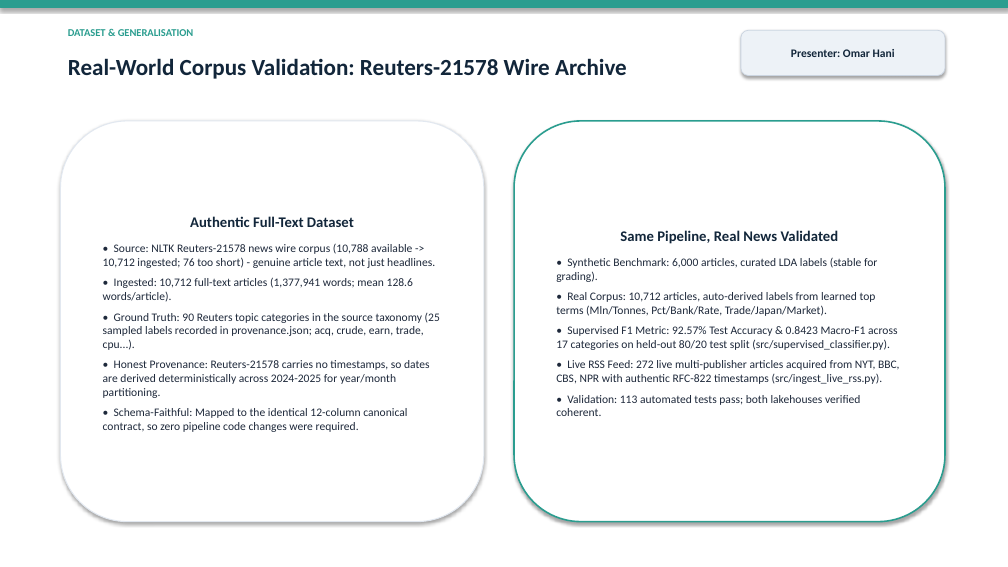
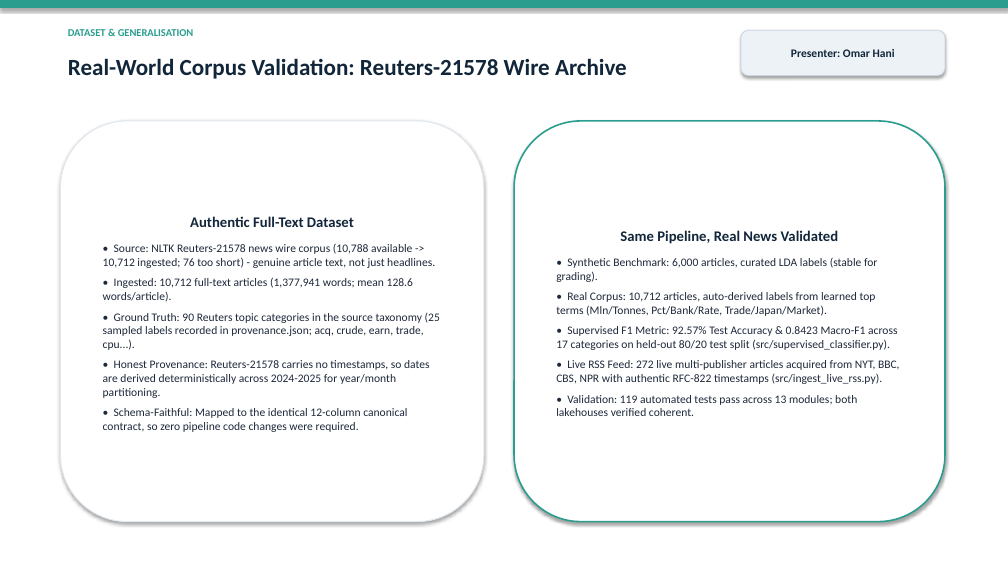
Before and after one commit to OmarHanii-bit/News-Article-Analysis-and-Topic-Extraction, a slide deck: slide 10 of presentation/News_Article_Analysis_Presentation.pptx. Drawn at 1008x567 pixels with LibreOffice and Linux fonts; fonts in the diff are those of the drawing. Boxes give left, top, right and bottom in pixels: in the first picture for what was removed or moved away, otherwise in the second. Text is boxed around its words. In the diff, an @@ line names an element or a change of style, - is before the commit and + after.

```diff
--- a/presentation/News_Article_Analysis_Presentation.pptx
+++ b/presentation/News_Article_Analysis_Presentation.pptx
@@ text in rounded rectangle at <box>556,395,857,416</box>: text changed @@
-• Validation: 113 automated tests pass; both lakehouses verified coherent.
+• Validation: 119 automated tests pass across 13 modules; both lakehouses verified coherent.
```
Also in this commit, not shown: 17 other files.
